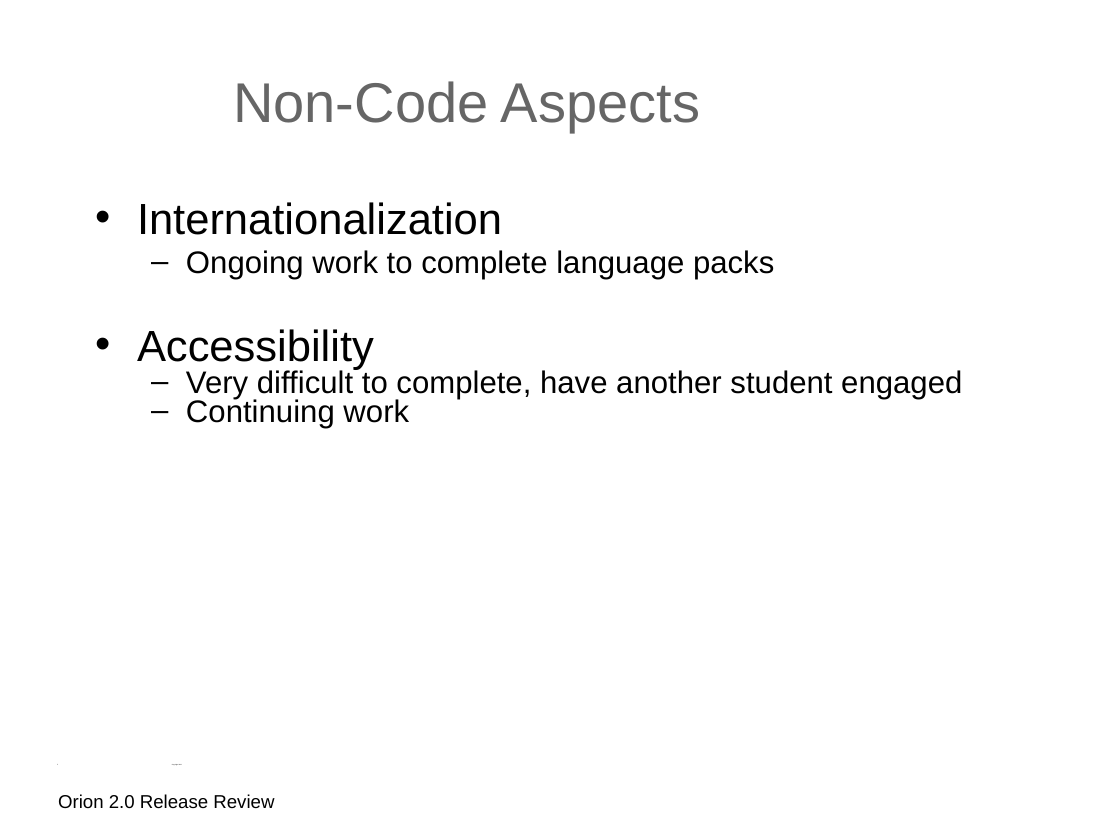
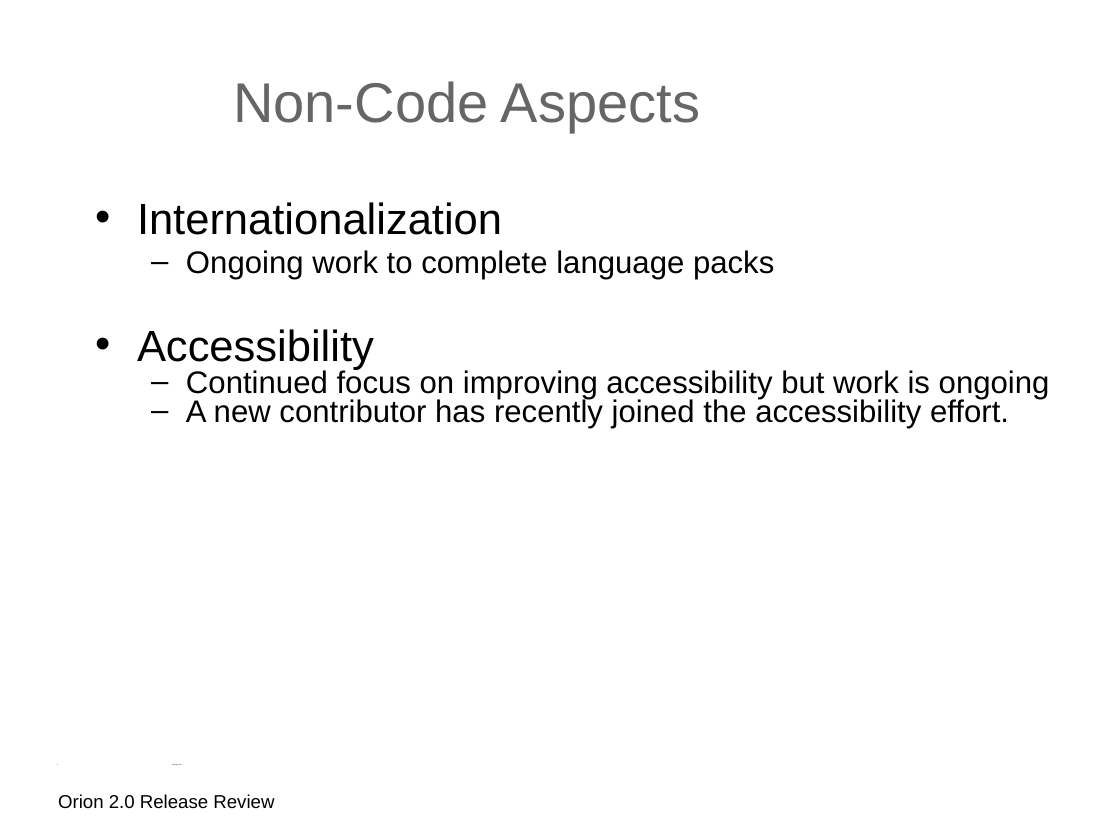
Before and after one commit to eclipse-archived/orion, a slide deck: slide 5 of reviews/orion-2-0-release-review.odp. Drawn at 1120x840 pixels with LibreOffice and Linux fonts; fonts in the diff are those of the drawing; background and template pictures are left out. Boxes give left, top, right and bottom in pixels: in the first picture for what was removed or moved away, otherwise in the second. Text is boxed around its words. In the diff, an @@ line names an element or a change of style, - is before the commit and + after.

```diff
--- a/reviews/orion-2-0-release-review.odp
+++ b/reviews/orion-2-0-release-review.odp
@@ text at bbox=[186, 368, 1050, 429]: text changed @@
-  – Very difficult to complete, have another student engaged
-  – Continuing work
+  – Continued focus on improving accessibility but work is ongoing
+  – A new contributor has recently joined the accessibility effort.
```
Also in this commit, not shown: 3 other slides changed, 1 other file.
